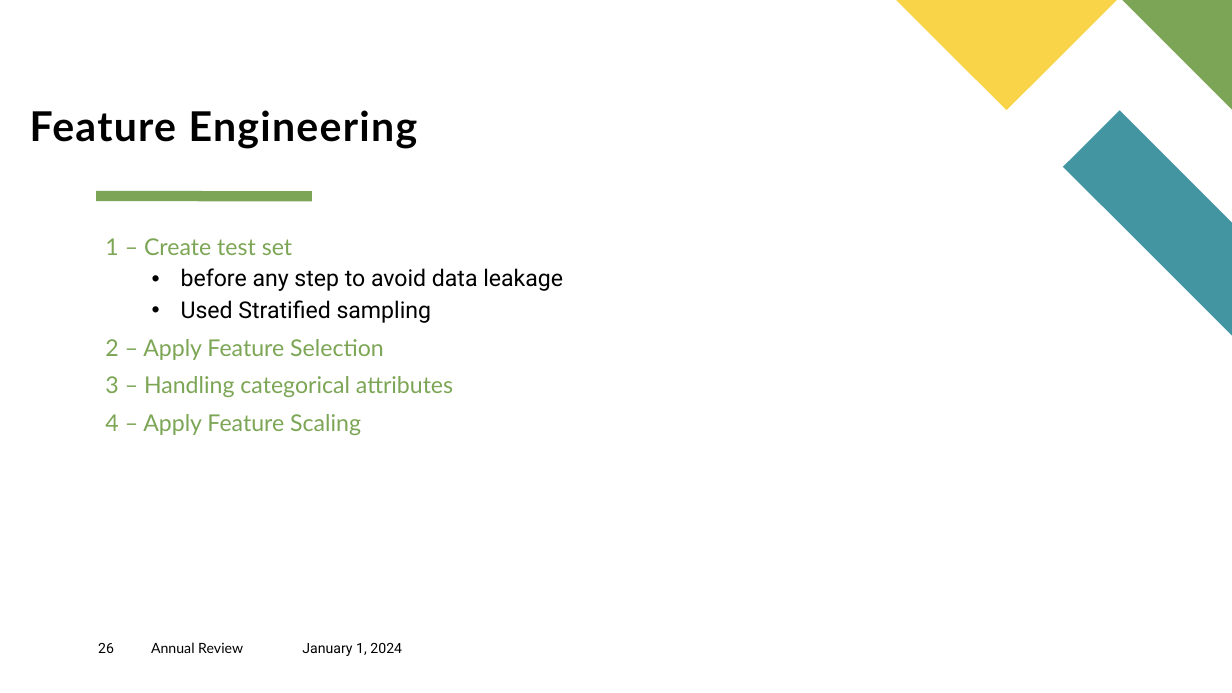
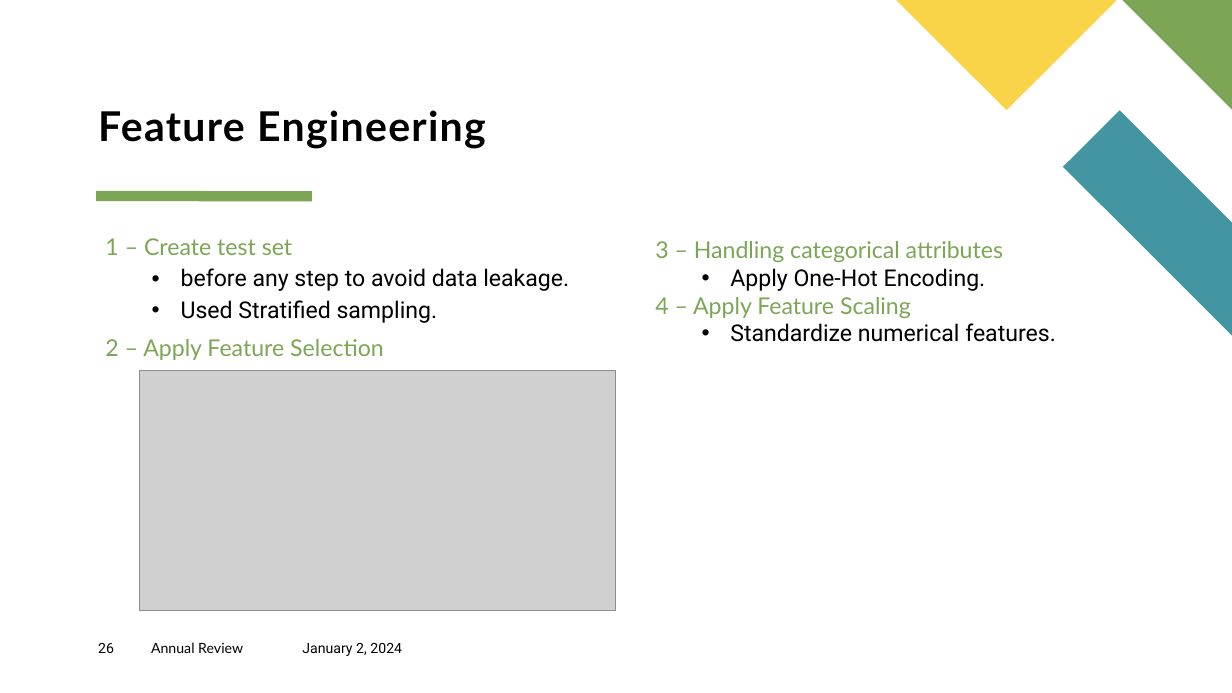
Before and after one commit to AlyAEE/Sports-Wear-Group-Classification-Project, a slide deck: slide 26 of Sport Wear Group Analytics.pptx. Drawn at 1232x693 pixels with LibreOffice and Linux fonts; fonts in the diff are those of the drawing; grey boxes stand for pictures. Boxes give left, top, right and bottom in pixels: in the first picture for what was removed or moved away, otherwise in the second. Text is boxed around its words. In the diff, an @@ line names an element or a change of style, - is before the commit and + after.

```diff
--- a/Sport Wear Group Analytics.pptx
+++ b/Sport Wear Group Analytics.pptx
@@ title "Feature Engineering": place and size @@
-title "Feature Engineering" at (30, 110, 418, 149)
+title "Feature Engineering" at (98, 110, 486, 149)
@@ text at (181, 268, 569, 323): text changed @@
-  • before any step to avoid data leakage
-  • Used Stratified sampling
+  • before any step to avoid data leakage.
+  • Used Stratified sampling.
@@ text added at (655, 241, 1056, 342), 18 pt, text #7CA655 @@
+3 – Handling categorical attributes
+  • Apply One-Hot Encoding.
+4 – Apply Feature Scaling
+  • Standardize numerical features.
@@ text at (105, 376, 453, 435): paragraphs removed @@
-3 – Handling categorical attributes
-4 – Apply Feature Scaling
@@ picture added at (140, 371, 616, 611) @@
@@ text at (302, 643, 402, 656): text changed @@
-January 1, 2024
+January 2, 2024
```
Also in this commit, not shown: 29 other slides changed, 2 slides added, 1 other file.
